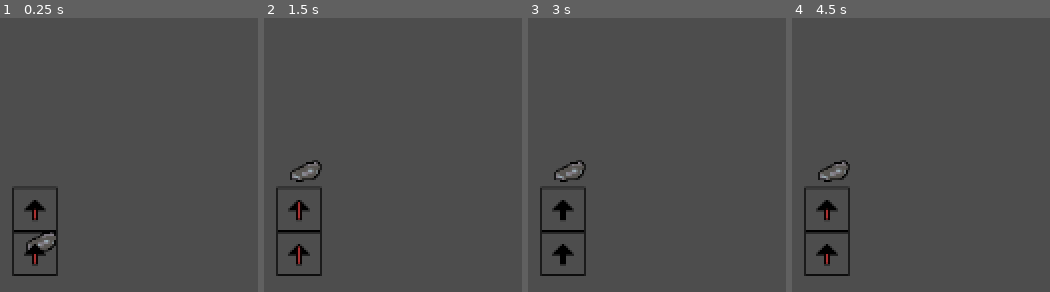
Above: before the commit, frames 1-4 (left to right).
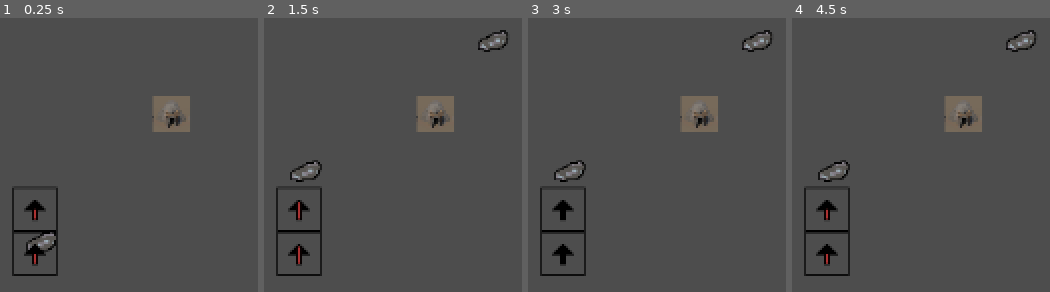
Above: after the commit, the same moments.

Repository: arthurwieb/conveyor-belt-test
Game: Godot game, scene res://test_world.tscn
Two runs of this game, one before a commit and one after it. Both use one fixed random seed, a clock stepped at 60 frames per second and the inputs below.
Inputs (mouse positions are in pixels of both pictures, inside the frame that each line leads up to):
- Up to frame 1 (0.25 s): no input
- Up to frame 2 (1.5 s): move the mouse to (305, 207) at 0.52 s; click (305, 207) at 0.6 s; tap Enter at 1.25 s; move the mouse to (outside the picture) at 1.27 s; click (outside the picture) at 1.35 s
- Up to frame 3 (3 s): tap Space at 2 s; move the mouse to (outside the picture) at 2.02 s; click (outside the picture) at 2.1 s; tap Enter at 2.75 s; move the mouse to (outside the picture) at 2.77 s; click (outside the picture) at 2.85 s
- Up to frame 4 (4.5 s): tap Space at 3.5 s; move the mouse to (outside the picture) at 3.52 s; click (outside the picture) at 3.6 s; tap Enter at 4.25 s; move the mouse to (outside the picture) at 4.27 s; click (outside the picture) at 4.35 s

The runs differ from the first frame. In frame 1, 1.6% of the frame differs, in the area x 59-74%, y 28-42%; in frame 2, 2.0%, in the area x 59-95%, y 4-42%; in frame 3, 2.0%; in frame 4, 2.0%.

Commit message:
mine created, spawn iron implemented

Diff:
--- a/area_2d.gd
+++ /dev/null
@@ -1,11 +0,0 @@
-extends Area2D
-
-
-# Called when the node enters the scene tree for the first time.
-func _ready() -> void:
-	pass # Replace with function body.
-
-
-# Called every frame. 'delta' is the elapsed time since the previous frame.
-func _process(delta: float) -> void:
-	pass
--- a/project.godot
+++ b/project.godot
@@ -15,6 +15,14 @@
 config/features=PackedStringArray("4.3", "Forward Plus")
 config/icon="res://icon.svg"
 
+[input]
+
+l_click={
+"deadzone": 0.5,
+"events": [Object(InputEventMouseButton,"resource_local_to_scene":false,"resource_name":"","device":-1,"window_id":0,"alt_pressed":false,"shift_pressed":false,"ctrl_pressed":false,"meta_pressed":false,"button_mask":0,"position":Vector2(0, 0),"global_position":Vector2(0, 0),"factor":1.0,"button_index":1,"canceled":false,"pressed":false,"double_click":false,"script":null)
+]
+}
+
 [physics]
 
 2d/default_gravity=0.0
--- a/scenes/belts/conveyor_belt_up.gd
+++ b/scenes/belts/conveyor_belt_up.gd
@@ -17,11 +17,5 @@
 var overlapping_bodies := []
 
 func _on_body_entered(body: Node2D):
-    print('body entered')
     if body.has_method("move_on_conveyor"):
         overlapping_bodies.append(body)
-
-
-func _on_body_exited(body: Node2D) -> void:
-    print('body')
-    pass # Replace with function body.
--- a/scenes/items/iron_ore.gd
+++ b/scenes/items/iron_ore.gd
@@ -14,23 +14,12 @@
 		# Move the item
 		position += conveyor_direction * conveyor_speed * delta
 	else:
-		# Stop moving when not on the conveyor
 		conveyor_direction = Vector2.ZERO
 		conveyor_speed = 0.0
-	# print(is_on_conveyor)
+
 	# Reset the conveyor state for the next frame
 	is_on_conveyor = false
 	# print(is_on_conveyor)
 
-
-func _on_body_entered(body: Node):
-	print('ore entrou')
-	pass # Replace with function body.
-
-
-func _on_mouse_entered() -> void:
-	print('cu')
-
-
 func _on_area_2d_body_entered(body: Node2D) -> void:
 	print('entrou body')
--- /dev/null
+++ b/scenes/mines/iron_mine.gd
@@ -0,0 +1,23 @@
+extends Area2D
+
+@export var iron_scene: PackedScene # The iron resource to spawn
+@export var spawn_offset := Vector2(0, -20) # Offset for spawning iron
+@export var click_cooldown := 1.0 # Cooldown time in seconds
+var can_click := true
+
+func _process(_delta):
+    if Input.is_action_just_pressed("l_click"):
+        print('mouse entered')
+        spawn_iron()
+        can_click = false
+        await get_tree().create_timer(click_cooldown).timeout
+        can_click = true
+        $AnimationPlayer.play("shake")
+
+
+func spawn_iron():
+    if iron_scene:
+        var iron = iron_scene.instantiate()
+        iron.position = position + spawn_offset # Spawn iron near the mine
+        get_parent().add_child(iron) # Add iron to the scene
+        print("Iron spawned!") # Debug message
--- /dev/null
+++ b/scenes/mines/iron_mine.tscn
@@ -0,0 +1,24 @@
+[gd_scene load_steps=5 format=3 uid="uid://chahwlufhx04y"]
+
+[ext_resource type="Script" path="res://scenes/mines/iron_mine.gd" id="1_lfd0a"]
+[ext_resource type="PackedScene" uid="uid://lxr2ml45vbjj" path="res://scenes/items/iron_ore.tscn" id="2_0cxpy"]
+[ext_resource type="Texture2D" uid="uid://b05xw520a5kvn" path="res://assets/mine.png" id="3_toquo"]
+
+[sub_resource type="CircleShape2D" id="CircleShape2D_gwll8"]
+radius = 72.0625
+
+[node name="IronMine" type="Area2D"]
+script = ExtResource("1_lfd0a")
+iron_scene = ExtResource("2_0cxpy")
+
+[node name="Sprite2D" type="Sprite2D" parent="."]
+position = Vector2(-41.375, 33.25)
+scale = Vector2(0.0740996, 0.0974265)
+texture = ExtResource("3_toquo")
+
+[node name="AnimationPlayer" type="AnimationPlayer" parent="."]
+
+[node name="CollisionShape2D" type="CollisionShape2D" parent="."]
+shape = SubResource("CircleShape2D_gwll8")
+
+[connection signal="mouse_entered" from="." to="." method="_on_mouse_entered"]
--- a/test_world.tscn
+++ b/test_world.tscn
@@ -1,11 +1,8 @@
-[gd_scene load_steps=5 format=3 uid="uid://djhyhopjgm0xd"]
+[gd_scene load_steps=4 format=3 uid="uid://djhyhopjgm0xd"]
 
 [ext_resource type="PackedScene" uid="uid://lxr2ml45vbjj" path="res://scenes/items/iron_ore.tscn" id="1_f5dr2"]
 [ext_resource type="PackedScene" uid="uid://c4pfknkog3cb2" path="res://scenes/belts/conveyor_belt_up.tscn" id="1_xx3ga"]
-[ext_resource type="Script" path="res://area_2d.gd" id="3_57vnr"]
-
-[sub_resource type="RectangleShape2D" id="RectangleShape2D_tcosi"]
-size = Vector2(41, 42)
+[ext_resource type="PackedScene" uid="uid://chahwlufhx04y" path="res://scenes/mines/iron_mine.tscn" id="3_bpy2o"]
 
 [node name="Test_World" type="Node2D"]
 
@@ -22,11 +19,5 @@
 
 [node name="Camera2D" type="Camera2D" parent="."]
 
-[node name="Area2D" type="Area2D" parent="."]
-position = Vector2(-2, 36)
-script = ExtResource("3_57vnr")
-
-[node name="CollisionShape2D" type="CollisionShape2D" parent="Area2D"]
-shape = SubResource("RectangleShape2D_tcosi")
-
-[connection signal="body_entered" from="Area2D" to="iron_ore" method="_on_area_2d_body_entered"]
+[node name="IronMine" parent="." instance=ExtResource("3_bpy2o")]
+position = Vector2(140, -5)
Binary file added: assets/mine.png
Not shown, added: assets/mine.png.import
Not shown, added: export_presets.cfg
